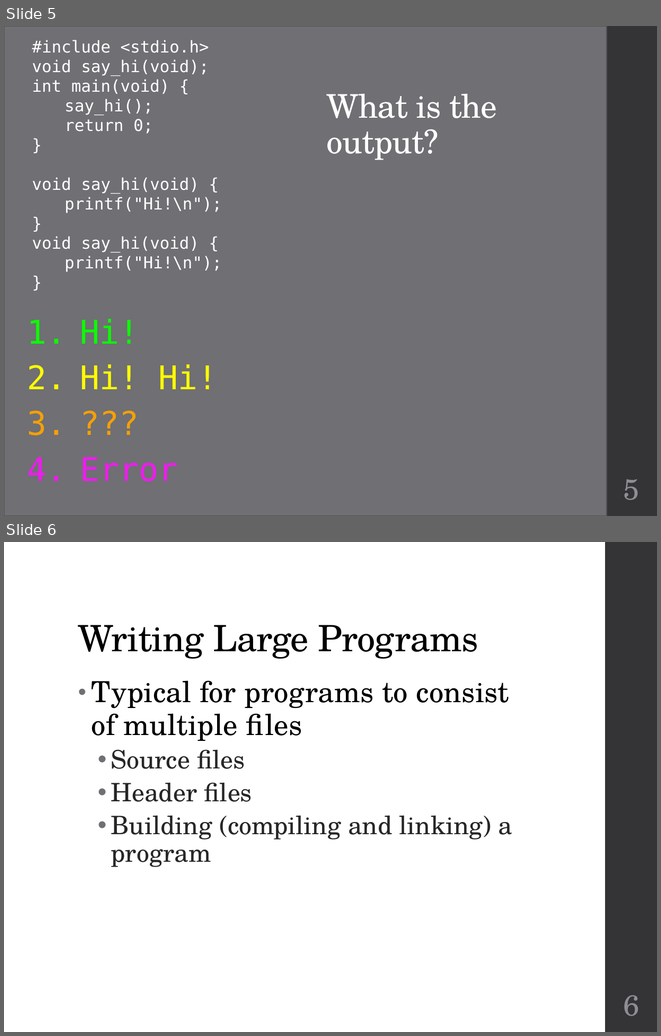
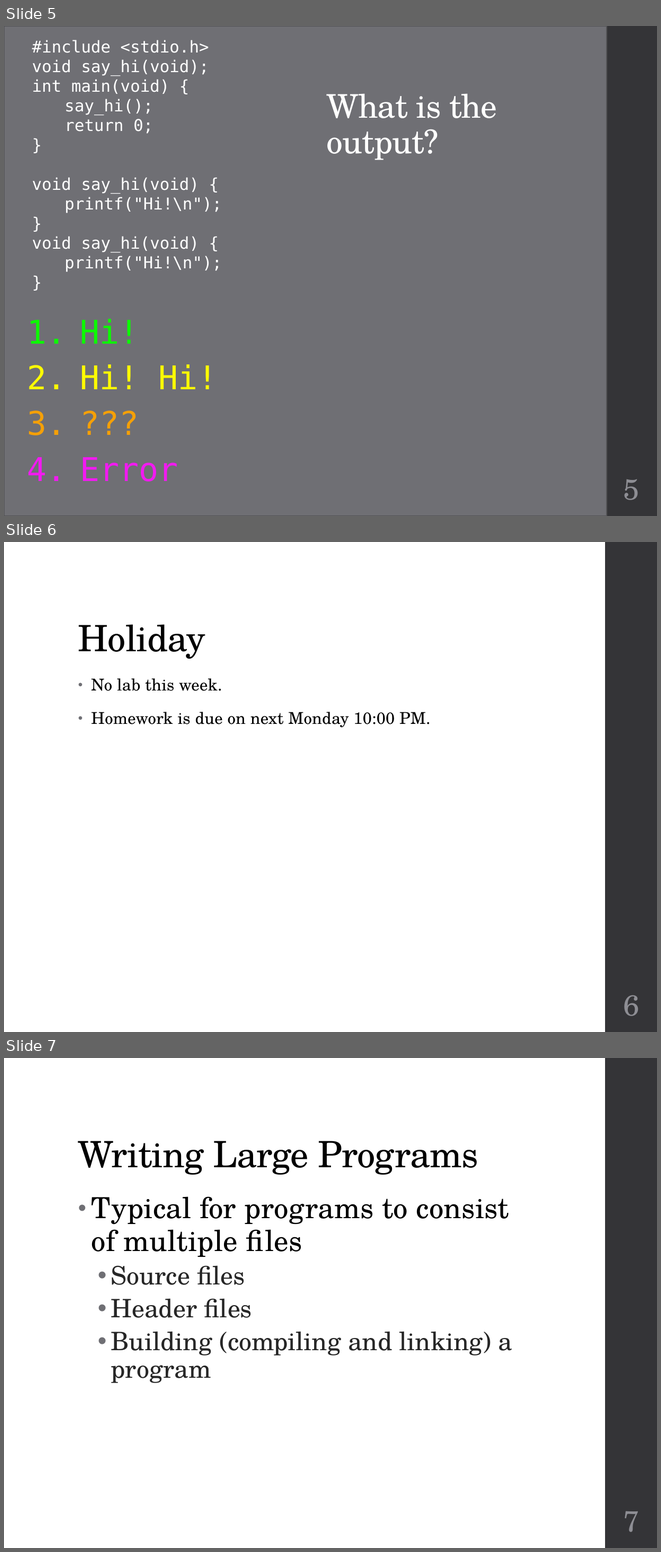
Before and after one commit to geneti/cse220_2020fall, a slide deck: Lectures/cse220-16-large-programs.pptx. Shown one above the other, each under a label of ours: slides 5 and 6 before the commit, slides 5, 6 and 7 after it. The pictures are 661x1036 and 661x1552 pixels, drawn with LibreOffice and Linux fonts; fonts in the diff are those of the drawing. Boxes give left, top, right and bottom in pixels: in the first picture for what was removed or moved away, otherwise in the second. Text is boxed around its words. In the diff, an @@ line names an element or a change of style, - is before the commit and + after.

```diff
--- a/Lectures/cse220-16-large-programs.pptx
+++ b/Lectures/cse220-16-large-programs.pptx
@@ slide 6 added at [4,542,657,1032], background #FFFFFF; not listed: 1 template element that a slide beside it also shows @@
@@ title added at [78,624,205,659], 40 pt, text #000000 @@
+Holiday
@@ text added at [91,678,431,728], 18 pt, text #000000 @@
+• No lab this week.
+• Homework is due on next Monday 10:00 PM.
@@ page number added at [623,995,639,1016], 32 pt, text #8E8E94 @@
+6
@@ what was slide 6 is now slide 7 @@
@@ page number at [623,1511,639,1532]: text changed @@
-6
+7
```
Also in this commit, not shown: 2 other files.
